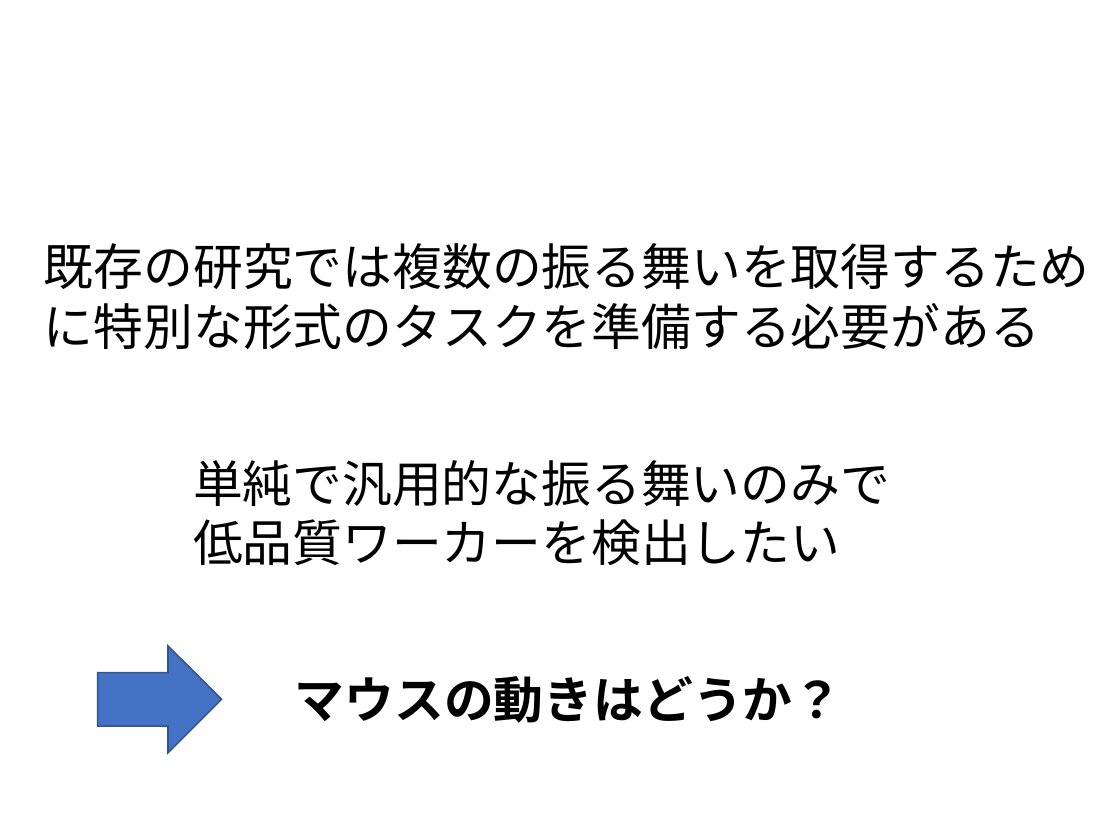
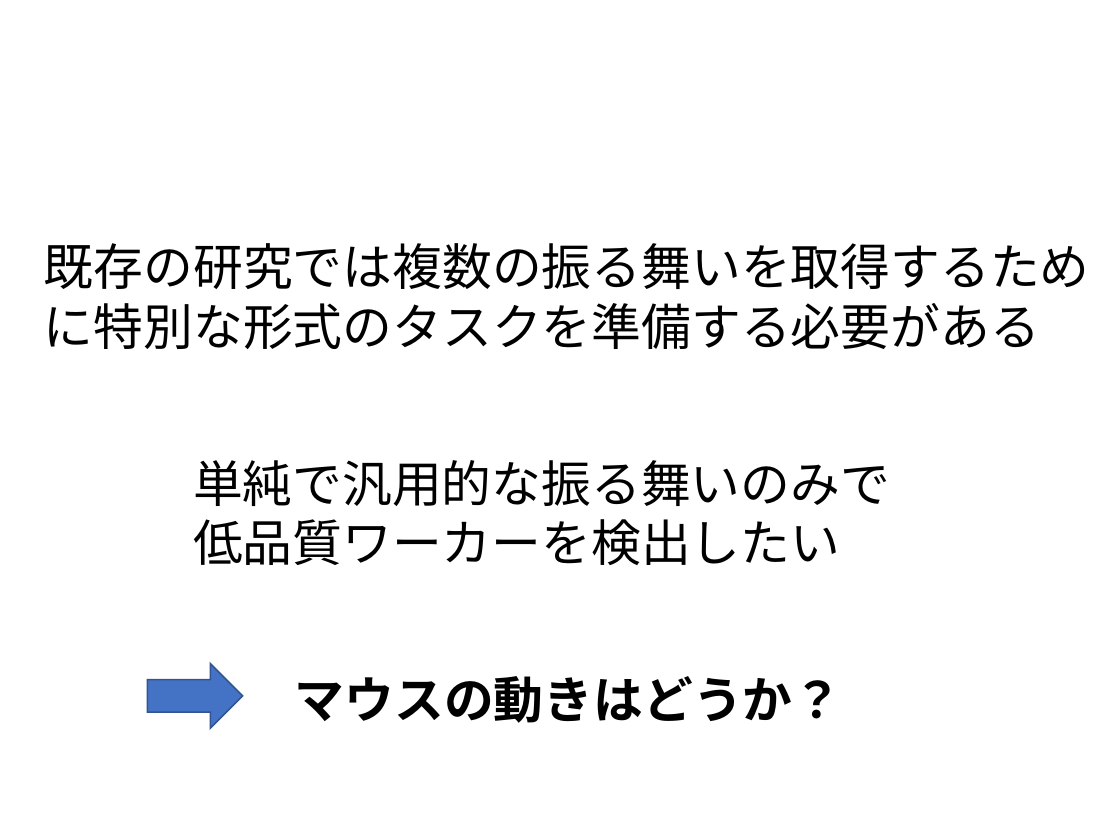
Before and after one commit to tomoya-mikami/task2, a slide deck: slide 6 of slide/presentation.pptx. Drawn at 1120x840 pixels with LibreOffice and Linux fonts; fonts in the diff are those of the drawing; background and template pictures are left out. Boxes give left, top, right and bottom in pixels: in the first picture for what was removed or moved away, otherwise in the second. Text is boxed around its words. In the diff, an @@ line names an element or a change of style, - is before the commit and + after.

```diff
--- a/slide/presentation.pptx
+++ b/slide/presentation.pptx
@@ right arrow: place and size @@
-right arrow at [97,646,222,754]
+right arrow at [148,663,243,728]
```
Also in this commit, not shown: 18 other slides changed, 4 slides added, 1 slide removed, 2 other files.
